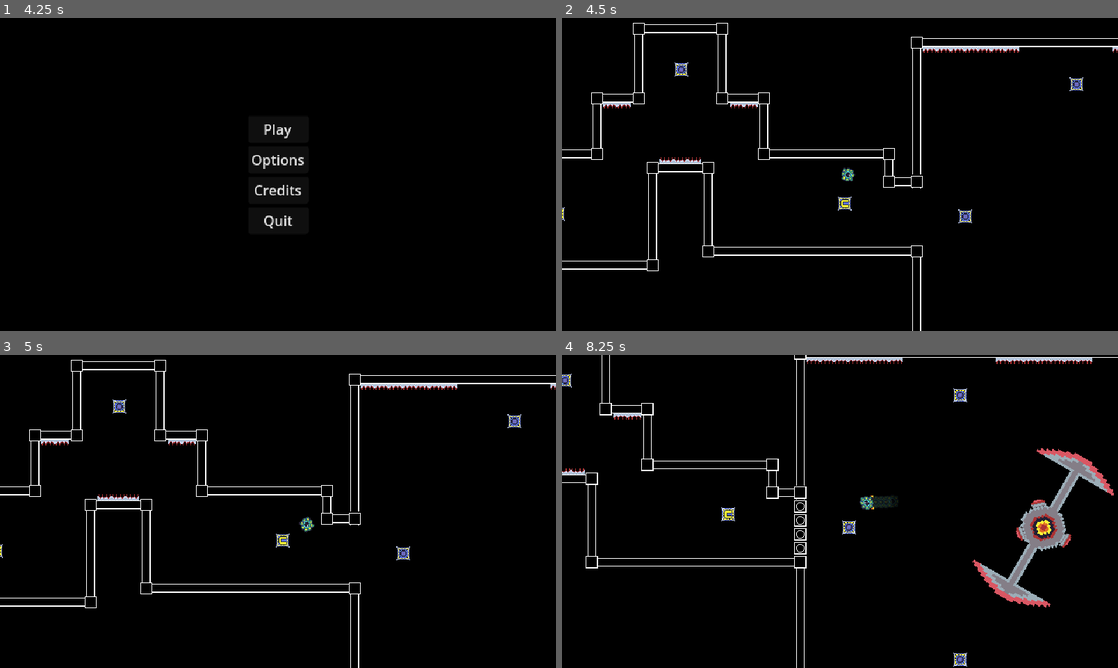
Above: before the commit, frames 1-4 (two rows, left to right).
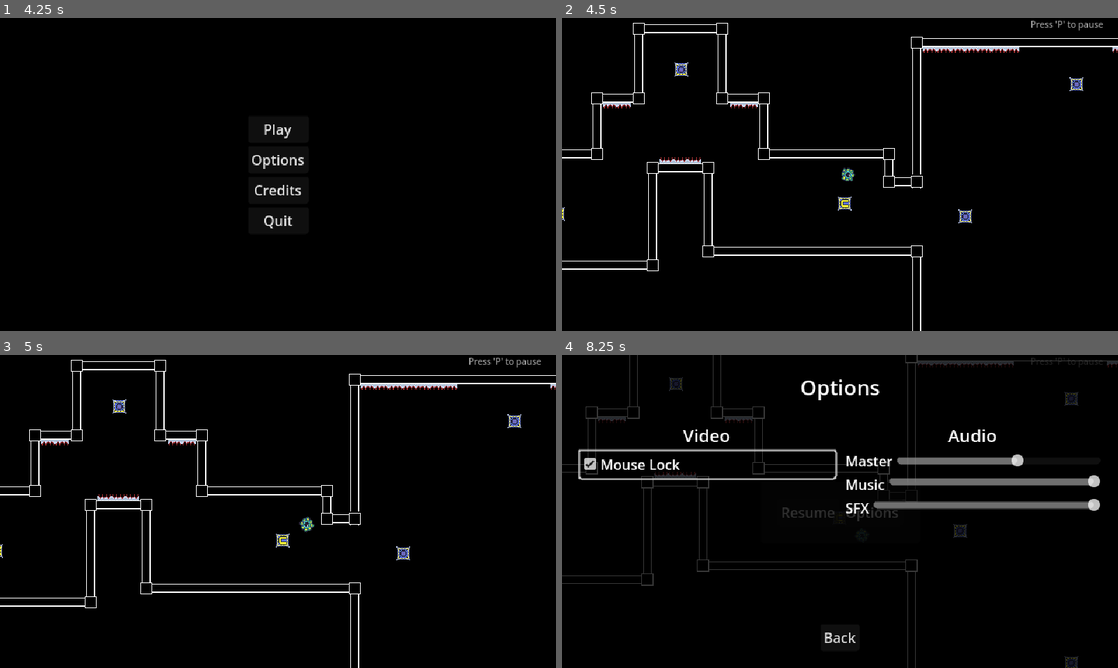
Above: after the commit, the same moments.

Repository: Overkane/BRJ2025-game
Game: Godot game, scene res://scenes/main_menu/main_menu.tscn
Same seed, same stepped clock (60 frames per second), same inputs: the game is played once before the commit and once after it.
Inputs (mouse positions are in pixels of both pictures, inside the frame that each line leads up to):
- Up to frame 1 (4.25 s): click "Options" at 0.5 s; click "Mouse Lock" at 1.25 s; click "Mouse Lock" at 2 s; click "Mouse Lock" at 2.75 s; click "Back" at 3.5 s
- Up to frame 2 (4.5 s): click "Play" at 4.25 s
- Up to frame 3 (5 s): no input
- Up to frame 4 (8.25 s): tap P (pause, bound only after the commit) at 5, 6.5 s; move the mouse to (962, 495) at 5.02 s; press the mouse at (962, 495) at 5.03 s; release the mouse at (962, 495) at 5.75 s; click (806, 511) at 5.75 s, where only the run after the commit has a clickable "Resume"; move the mouse to (728, 527) at 6.52 s; right-click (728, 527) at 6.6 s; click (873, 511) at 7.25 s, where only the run after the commit has a clickable "Options"; click (706, 464) at 8 s, where only the run after the commit has a clickable "Mouse Lock"

Frame 1 is identical in both runs. In frame 2, 0.1% of the frame differs, in the area x 84-98%, y 0-4%; in frame 3, 0.1%; in frame 4, 12%, in the area x 0-100%, y 0-100%.

Commit message:
Pause menu, better game settings

Diff:
--- a/project.godot
+++ b/project.godot
@@ -17,6 +17,10 @@
 boot_splash/use_filter=false
 config/icon="res://icon.svg"
 
+[autoload]
+
+GameSettings="*res://singletons/game_settings.gd"
+
 [display]
 
 window/size/viewport_width=640
@@ -31,7 +35,8 @@
 
 folder_colors={
 "res://assets/": "red",
-"res://scenes/": "orange"
+"res://scenes/": "orange",
+"res://singletons/": "yellow"
 }
 
 [global_group]
@@ -51,6 +56,11 @@
 RMB={
 "deadzone": 0.5,
 "events": [Object(InputEventMouseButton,"resource_local_to_scene":false,"resource_name":"","device":-1,"window_id":0,"a …(253 unchanged characters)…
+]
+}
+pause={
+"deadzone": 0.5,
+"events": [Object(InputEventKey,"resource_local_to_scene":false,"resource_name":"","device":-1,"window_id":0,"alt_pressed":false,"shift_pressed":false,"ctrl_pressed":false,"meta_pressed":false,"pressed":false,"keycode":0,"physical_keycode":80,"key_label":0,"unicode":112,"location":0,"echo":false,"script":null)
 ]
 }
 
--- a/scenes/main_menu/options/options_menu.gd
+++ b/scenes/main_menu/options/options_menu.gd
@@ -12,16 +12,20 @@
 
 
 func _ready():
+	_mouse_lock_checkbox.set_pressed_no_signal(GameSettings.isMouseLock)
+
 	_master_slider.set_value_no_signal(db_to_linear(AudioServer.get_bus_volume_db(SoundBuses.MASTER)))
 	_music_slider.set_value_no_signal(db_to_linear(AudioServer.get_bus_volume_db(SoundBuses.MUSIC)))
 	_sfx_slider.set_value_no_signal(db_to_linear(AudioServer.get_bus_volume_db(SoundBuses.SFX)))
 
 
 func _on_check_box_pressed() -> void:
-	DisplayServer.mouse_set_mode(
-		DisplayServer.MOUSE_MODE_CONFINED if DisplayServer.mouse_get_mode() != DisplayServer.MOUSE_MODE_CONFINED
-		else DisplayServer.MOUSE_MODE_VISIBLE
-	)
+	if DisplayServer.mouse_get_mode() != DisplayServer.MOUSE_MODE_CONFINED:
+		GameSettings.isMouseLock = true
+		DisplayServer.mouse_set_mode(DisplayServer.MOUSE_MODE_CONFINED)
+	else:
+		GameSettings.isMouseLock = false
+		DisplayServer.mouse_set_mode(DisplayServer.MOUSE_MODE_VISIBLE)
 
 func _on_master_slider_value_changed(value:float) -> void:
 	AudioServer.set_bus_volume_db(SoundBuses.MASTER, linear_to_db(value))
@@ -37,8 +41,9 @@
 
 
 func set_default_settings() -> void:
+	GameSettings.isMouseLock = true
 	DisplayServer.mouse_set_mode(DisplayServer.MOUSE_MODE_CONFINED)
-	_mouse_lock_checkbox.set_pressed_no_signal(true)
+	_mouse_lock_checkbox.set_pressed_no_signal(GameSettings.isMouseLock)
 
 	var default_sound_volume = 0.6
 	AudioServer.set_bus_volume_db(SoundBuses.MASTER, linear_to_db(default_sound_volume))
--- a/scenes/world/world.gd
+++ b/scenes/world/world.gd
@@ -16,6 +16,10 @@
 		trap.body_entered.connect(_on_player_hit)
 
 	$Boss1/Boss1BlockerEnter/CollisionShape2D.set_deferred("disabled", true)
+
+func _input(event):
+	if event.is_action_pressed("pause"):
+		togglePauseMenu()
 
 
 # Player entered boss 1 area
@@ -71,6 +75,19 @@
 	destroyTileActivators(cellPosition)
 	activator.queue_free()
 
+func _on_resume_button_pressed() -> void:
+	togglePauseMenu()
+
+# Can't implement cuz cross reference
+# func _on_main_menu_button_pressed() -> void:
+# 	pass
+
+func _on_options_button_pressed() -> void:
+	%OptionsMenuContainer.show()
+
+func _on_options_menu_return_to_main_menu() -> void:
+	%OptionsMenuContainer.hide()
+
 
 func destroyTileActivators(cellPosition: Vector2i) -> void:
 	$TileMapLayer.erase_cell(cellPosition)
@@ -81,3 +98,11 @@
 				destroyTileActivators(cell)
 			else:
 				$TileMapLayer.erase_cell(cell)
+
+func togglePauseMenu() -> void:
+	if not %PauseMenu.visible:
+		get_tree().paused = true
+		%PauseMenu.show()
+	else:
+		get_tree().paused = false
+		%PauseMenu.hide()
--- a/scenes/world/world.tscn
+++ b/scenes/world/world.tscn
@@ -14,6 +14,7 @@
 [ext_resource type="Texture2D" uid="uid://biv3wk6gy02rj" path="res://assets/magnetron.png" id="12_n0sen"]
 [ext_resource type="Texture2D" uid="uid://k3qmf40gucqb" path="res://assets/danger-sign.png" id="13_pofln"]
 [ext_resource type="PackedScene" uid="uid://b8mqkmk1k6cmr" path="res://scenes/misc/boss_blocker.tscn" id="14_10nqd"]
+[ext_resource type="PackedScene" uid="uid://cmkdd8vejyrav" path="res://scenes/main_menu/options/options_menu.tscn" id="15_igmki"]
 
 [sub_resource type="PhysicsMaterial" id="PhysicsMaterial_n0eya"]
 
@@ -263,6 +264,7 @@
 tile_set = SubResource("TileSet_awnfx")
 
 [node name="WorldMusicManager" type="AudioStreamPlayer" parent="."]
+process_mode = 3
 stream = ExtResource("2_exrwh")
 autoplay = true
 bus = &"Music"
@@ -596,4 +598,74 @@
 visible = false
 position = Vector2(1152, 224)
 
+[node name="HUD" type="CanvasLayer" parent="."]
+
+[node name="PauseHint" type="Label" parent="HUD"]
+self_modulate = Color(1, 1, 1, 0.607843)
+anchors_preset = 1
+anchor_left = 1.0
+anchor_right = 1.0
+offset_left = -101.0
+offset_bottom = 17.0
+grow_horizontal = 0
+theme_override_colors/font_color = Color(1, 1, 1, 1)
+theme_override_font_sizes/font_size = 10
+text = "Press 'P' to pause"
+
+[node name="PauseMenu" type="PanelContainer" parent="HUD"]
+unique_name_in_owner = true
+process_mode = 2
+visible = false
+anchors_preset = 8
+anchor_left = 0.5
+anchor_top = 0.5
+anchor_right = 0.5
+anchor_bottom = 0.5
+offset_top = -20.0
+offset_bottom = 20.0
+grow_horizontal = 2
+grow_vertical = 2
+
+[node name="MarginContainer" type="MarginContainer" parent="HUD/PauseMenu"]
+layout_mode = 2
+theme_override_constants/margin_left = 20
+theme_override_constants/margin_top = 20
+theme_override_constants/margin_right = 20
+theme_override_constants/margin_bottom = 20
+
+[node name="HBoxContainer" type="HBoxContainer" parent="HUD/PauseMenu/MarginContainer"]
+layout_mode = 2
+
+[node name="ResumeButton" type="Button" parent="HUD/PauseMenu/MarginContainer/HBoxContainer"]
+layout_mode = 2
+text = "Resume"
+
+[node name="OptionsButton" type="Button" parent="HUD/PauseMenu/MarginContainer/HBoxContainer"]
+layout_mode = 2
+text = "Options"
+
+[node name="MainMenuButton" type="Button" parent="HUD/PauseMenu/MarginContainer/HBoxContainer"]
+visible = false
+layout_mode = 2
+text = "Main menu"
+
+[node name="OptionsMenuContainer" type="ColorRect" parent="HUD"]
+unique_name_in_owner = true
+process_mode = 2
+visible = false
+self_modulate = Color(1, 1, 1, 0.784314)
+anchors_preset = 15
+anchor_right = 1.0
+anchor_bottom = 1.0
+grow_horizontal = 2
+grow_vertical = 2
+color = Color(0, 0, 0, 1)
+
+[node name="OptionsMenu" parent="HUD/OptionsMenuContainer" instance=ExtResource("15_igmki")]
+layout_mode = 1
+
 [connection signal="body_entered" from="Boss1/Boss1AreaEnter" to="." method="_on_boss_1_area_enter_body_entered"]
+[connection signal="pressed" from="HUD/PauseMenu/MarginContainer/HBoxContainer/ResumeButton" to="." method="_on_resume_button_pressed"]
+[connection signal="pressed" from="HUD/PauseMenu/MarginContainer/HBoxContainer/OptionsButton" to="." method="_on_options_button_pressed"]
+[connection signal="pressed" from="HUD/PauseMenu/MarginContainer/HBoxContainer/MainMenuButton" to="." method="_on_main_menu_button_pressed"]
+[connection signal="return_to_main_menu" from="HUD/OptionsMenuContainer/OptionsMenu" to="." method="_on_options_menu_return_to_main_menu"]
--- /dev/null
+++ b/singletons/game_settings.gd
@@ -0,0 +1,3 @@
+extends Node
+
+var isMouseLock := false
--- /dev/null
+++ b/transfer_scene.gd
@@ -0,0 +1,4 @@
+extends Node
+
+func _ready():
+	get_tree().change_scene_to_packed(SceneCollector.target_scene)
Not shown, removed: assets/music/Cephalopod.mp3.import
Not shown: 1 places in scenes/world/world.tscn that only renumber resources
Not shown, changed: assets/music/Cephalopod.mp3
